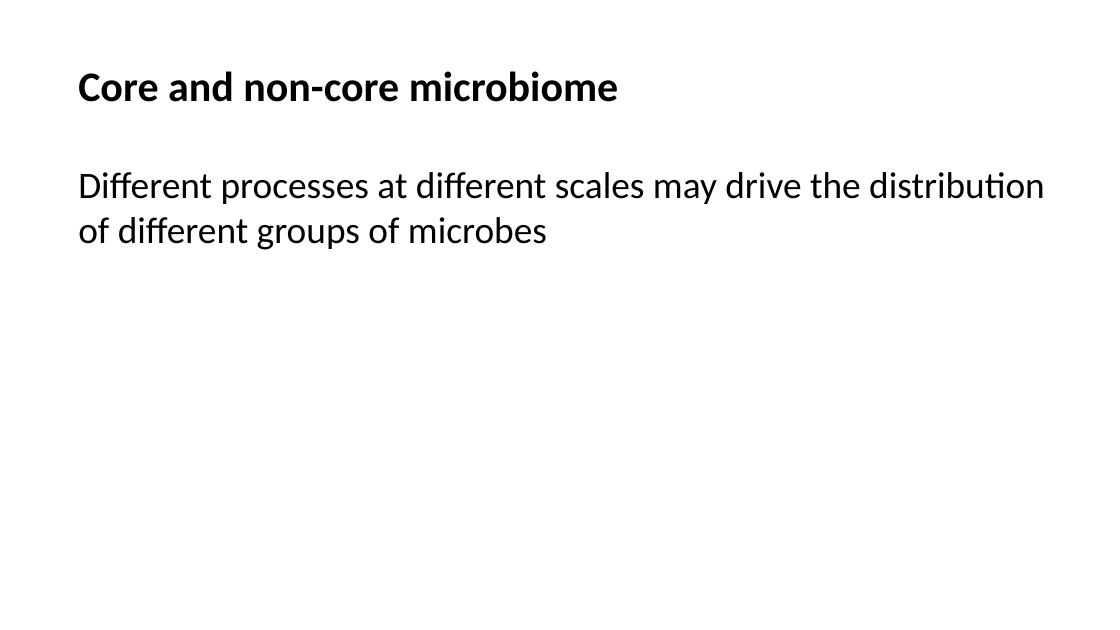
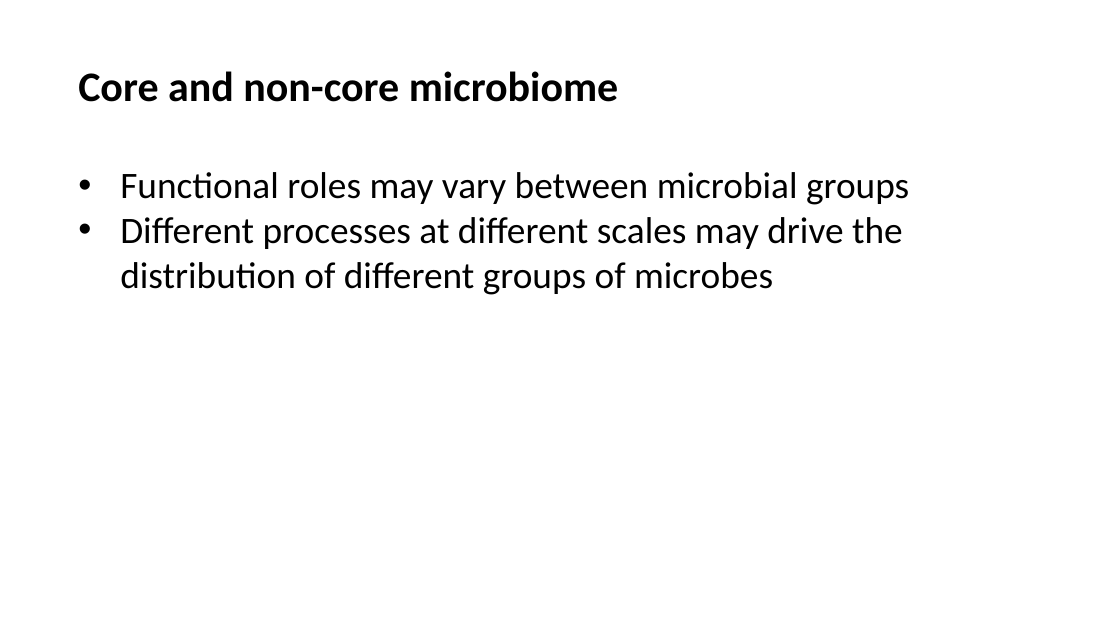
Before and after one commit to Ecological-Complexity-Lab/Microbiome_Structure_Madagascar, a slide deck: slide 7 of presentations/project story.pptx (slide 8 before the commit). Drawn at 1120x630 pixels with LibreOffice and Linux fonts; fonts in the diff are those of the drawing. Boxes give left, top, right and bottom in pixels: in the first picture for what was removed or moved away, otherwise in the second. Text is boxed around its words. In the diff, an @@ line names an element or a change of style, - is before the commit and + after.

```diff
--- a/presentations/project story.pptx
+++ b/presentations/project story.pptx
@@ text at (120, 172, 909, 205): paragraph added @@
+• Functional roles may vary between microbial groups
@@ text at (120, 217, 903, 295): bullet none to • @@
```
Also in this commit, not shown: 11 other slides changed, 1 slide added, 5 other files.
